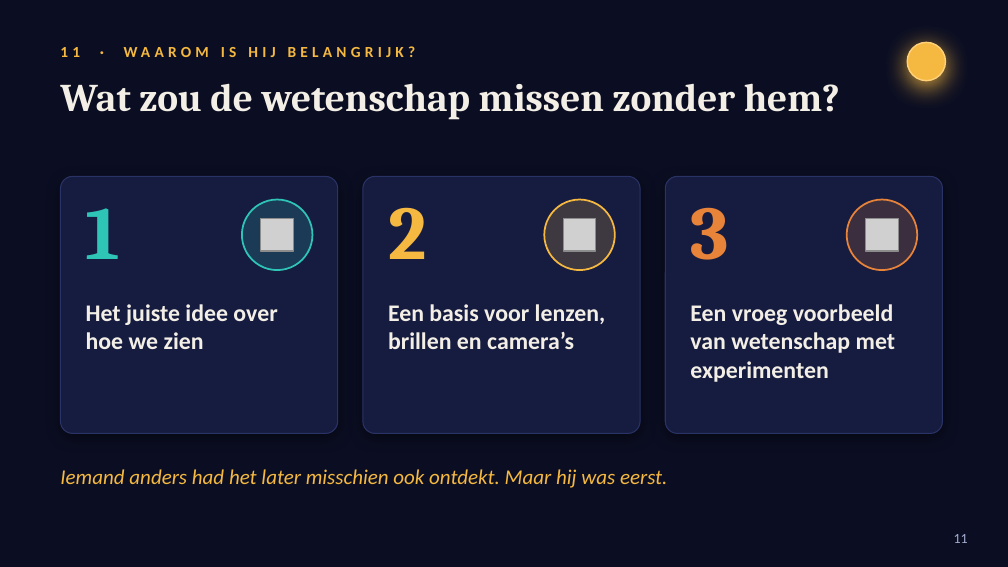
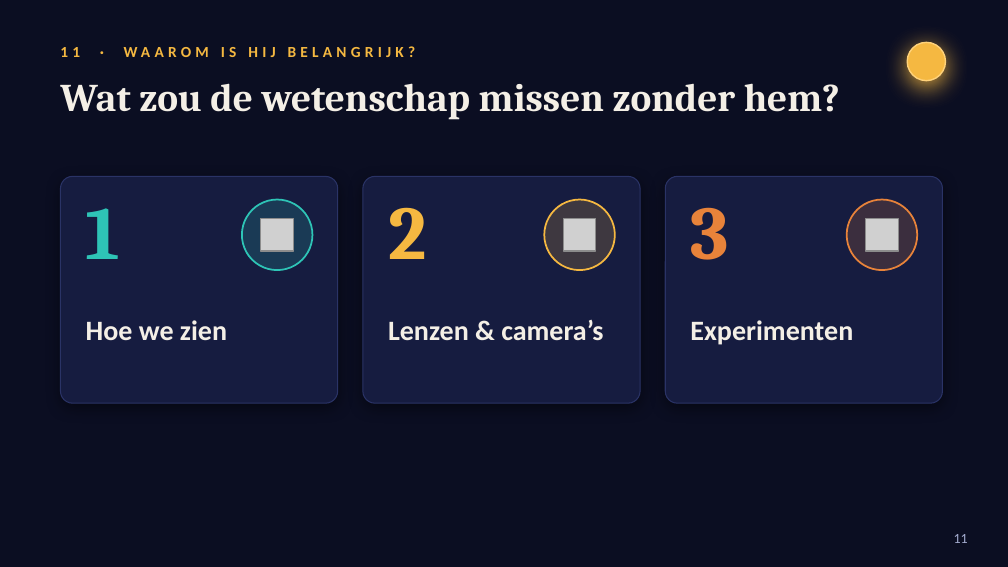
Before and after one commit to riseecom911-sketch/claudemaxxxxxxx, a slide deck: slide 11 of output/Ibn_al-Haytham_animated.pptx. Drawn at 1008x567 pixels with LibreOffice and Linux fonts; fonts in the diff are those of the drawing; grey boxes stand for pictures; background and template pictures are left out. Boxes give left, top, right and bottom in pixels: in the first picture for what was removed or moved away, otherwise in the second. Text is boxed around its words. In the diff, an @@ line names an element or a change of style, - is before the commit and + after.

```diff
--- a/output/Ibn_al-Haytham_animated.pptx
+++ b/output/Ibn_al-Haytham_animated.pptx
@@ rounded rectangle: place and size @@
-rounded rectangle at (60, 176, 338, 433)
+rounded rectangle at (60, 176, 338, 403)
@@ rounded rectangle: place and size @@
-rounded rectangle at (363, 176, 640, 433)
+rounded rectangle at (363, 176, 640, 403)
@@ proportions changed in 3 elements at (60, 176, 338, 403), (363, 176, 640, 403), (665, 176, 942, 403) @@
@@ rounded rectangle: place and size @@
-rounded rectangle at (665, 176, 942, 433)
+rounded rectangle at (665, 176, 942, 403)
@@ text at (86, 320, 227, 340): text changed; size 17 to 20 pt @@
-Het juiste idee over hoe we zien
+Hoe we zien
@@ text at (388, 320, 603, 340): text changed; size 17 to 20 pt @@
-Een basis voor lenzen, brillen en camera’s
+Lenzen & camera’s
@@ text at (690, 320, 853, 345): text changed; size 17 to 20 pt @@
-Een vroeg voorbeeld van wetenschap met experimenten
+Experimenten
@@ text removed at (60, 469, 667, 488) @@
-Iemand anders had het later misschien ook ontdekt. Maar hij was eerst.
```
Also in this commit, not shown: 13 other slides changed.
